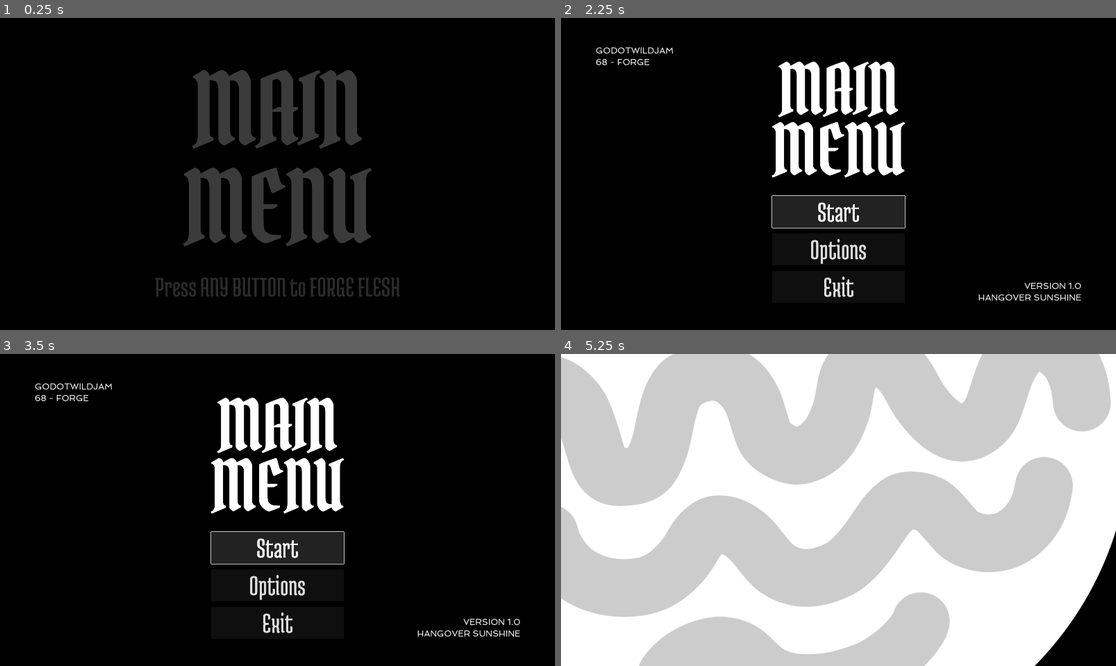
Above: before the commit, frames 1-4 (two rows, left to right).
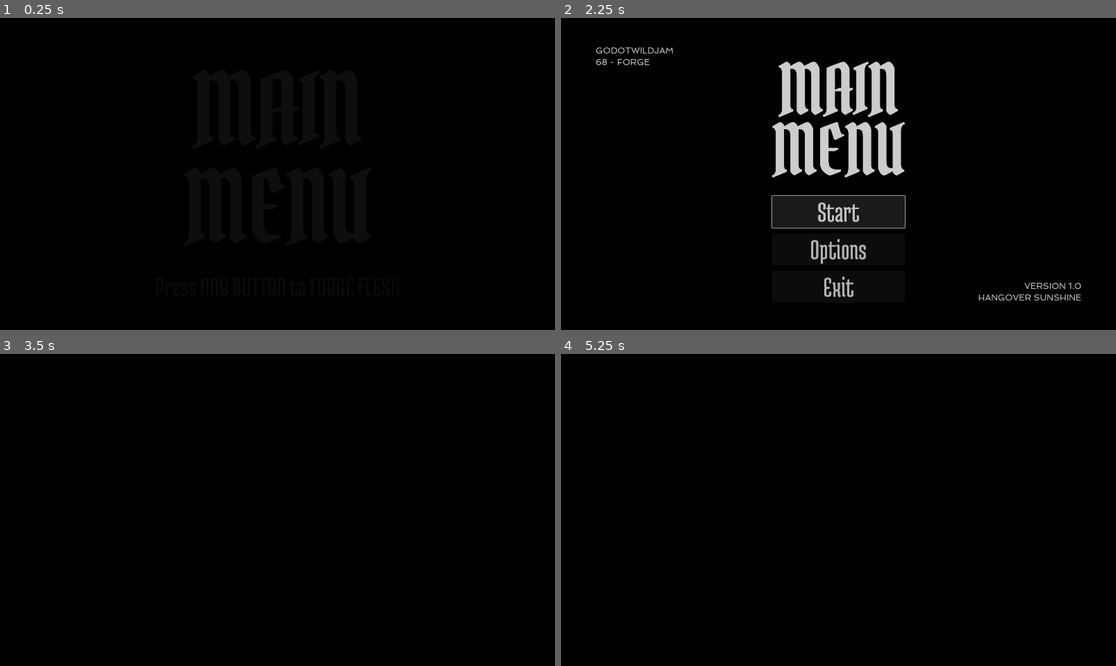
Above: after the commit, the same moments.

Repository: Hangover-Sunshine/KATAMARI-MEATBALL
Game: Godot game, scene res://scenes/MainScene.tscn
Two runs of this game, one before a commit and one after it. Both use one fixed random seed, a clock stepped at 60 frames per second and the inputs below. Before the commit the project starts from res://scenes/menus/Hub_Menu.tscn.
Inputs (mouse positions are in pixels of both pictures, inside the frame that each line leads up to):
- Up to frame 1 (0.25 s): no input
- Up to frame 2 (2.25 s): tap Enter at 0.5, 1.25 s; move the mouse to (960, 158) at 0.52 s; hold D (WalkRight) 0.53-1.28 s; click (960, 158) at 0.67 s; move the mouse to (727, 189) at 1.27 s; hold S (WalkDown) 1.28-2 s; click "Start" at 2 s
- Up to frame 3 (3.5 s): click "Start" at 2.75 s
- Up to frame 4 (5.25 s): tap Enter at 3.5 s; move the mouse to (894, 441) at 3.52 s; hold D (WalkRight) 3.53-4.28 s; move the mouse to (810, 572) at 4.27 s; hold W (WalkUp) 4.28-5.03 s; click (810, 572) at 4.42 s; move the mouse to (1005, 556) at 5.02 s; hold A (WalkLeft) from 5.03 s (still down)

The runs differ from the first frame. In frame 1, 9.7% of the frame differs, in the area x 28-73%, y 16-90%; in frame 2, 5.4%; in frame 3, 8.3%; in frame 4, 97%, in the area x 0-100%, y 0-100%.

Commit message:
changed back to MainScene as main scene

Diff:
--- a/project.godot
+++ b/project.godot
@@ -11,7 +11,7 @@
 [application]
 
 config/name="GWJ 68"
-run/main_scene="res://scenes/Menus/Hub_Menu.tscn"
+run/main_scene="res://scenes/MainScene.tscn"
 config/features=PackedStringArray("4.2", "Forward Plus")
 config/icon="res://_SYSTEM/HS_DesktopIcon.png"
 config/windows_native_icon="res://_SYSTEM/Windows/icon.ico"
